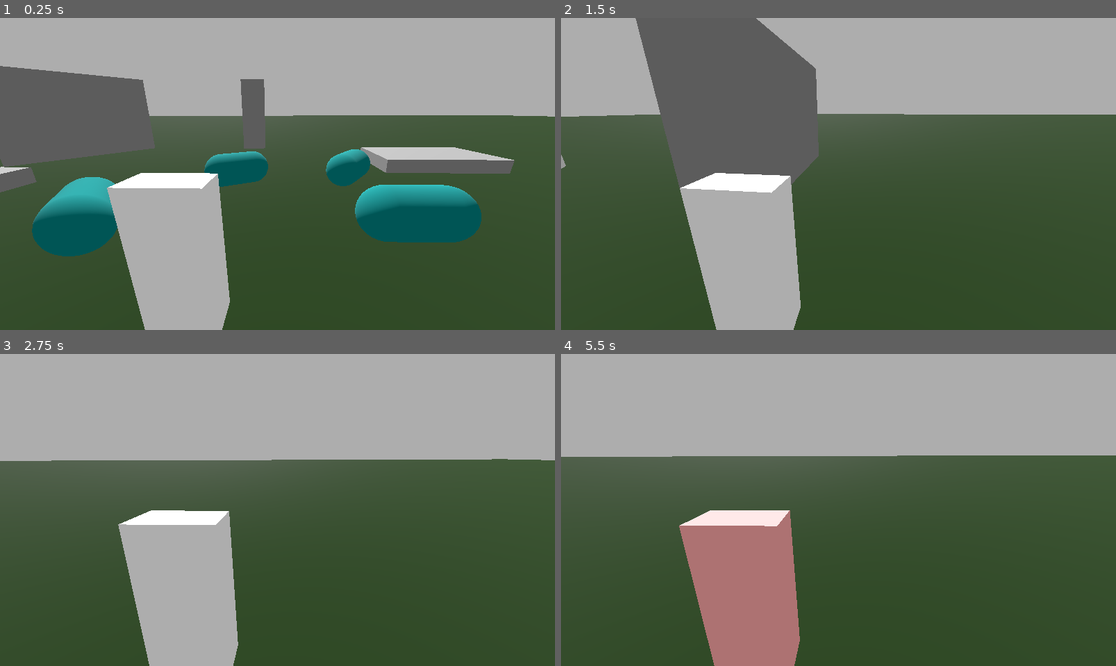
Above: before the commit, frames 1-4 (two rows, left to right).
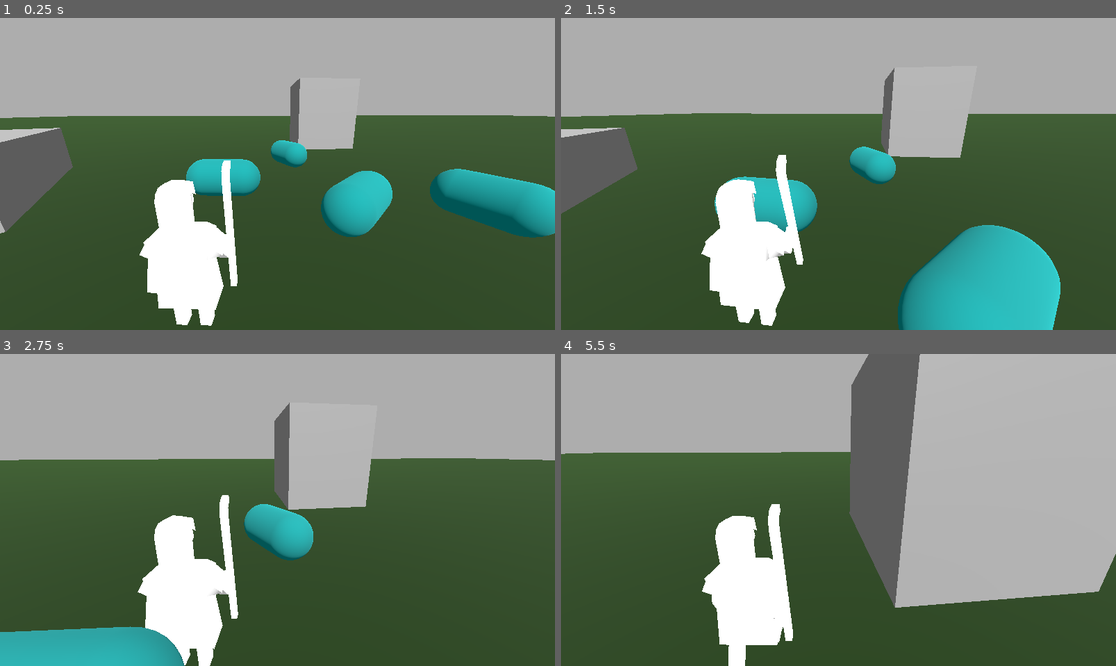
Above: after the commit, the same moments.

Repository: StudioZonnevang/Herda
Game: Godot game, scene res://Environments/veld.tscn
The game is run twice, just before and just after one commit, with the same random seed, the same clock (stepped at 60 frames per second) and the same inputs.
Inputs (mouse positions are in pixels of both pictures, inside the frame that each line leads up to):
- Up to frame 1 (0.25 s): no input
- Up to frame 2 (1.5 s): tap Enter at 0.5 s; move the mouse to (866, 174) at 0.52 s; hold W (walk forward) from 0.53 s (still down); click (866, 174) at 0.6 s; move the mouse to (810, 174) at 1.27 s; click (810, 174) at 1.35 s
- Up to frame 3 (2.75 s): keep holding W (walk forward); move the mouse to (288, 503) at 2.02 s; click (288, 503) at 2.1 s
- Up to frame 4 (5.5 s): keep holding W (walk forward); move the mouse to (832, 516) at 2.77 s; click (832, 516) at 2.85 s; move the mouse to (877, 513) at 3.52 s; click (877, 513) at 3.6 s; move the mouse to (794, 506) at 4.27 s; click (794, 506) at 4.35 s; move the mouse to (844, 510) at 5.02 s; click (844, 510) at 5.1 s

The runs differ from the first frame. In frame 1, 34% of the frame differs, in the area x 0-100%, y 15-100%; in frame 2, 36%, in the area x 0-100%, y 0-100%; in frame 3, 18%; in frame 4, 34%.

Commit message:
herder model

Diff:
--- a/herda-godot/Code/Scripts/herder.gd
+++ b/herda-godot/Code/Scripts/herder.gd
@@ -5,12 +5,16 @@
 const CAMERA_X_ROT_MAX: float = deg_to_rad(110.0)
 const TURN_SPEED: float = 6
 
-@export var v_walk: float = 10
-@export var v_backwards: float = 2
+@export var v_walk: float = 2
+@export var v_backwards: float = 1
 
 @export var cam: Camera3D
 @export var cam_base: Node3D
 @export var cam_rot: Node3D
+
+@export var animation_tree: AnimationTree
+var state_machine: AnimationNodeStateMachinePlayback
+var looking = 0.0
 
 @onready var player: AnimationPlayer = find_child("AnimationPlayer")
 
@@ -19,6 +23,7 @@
 # Called when the node enters the scene tree for the first time.
 func _ready() -> void:
 	Input.set_mouse_mode(Input.MOUSE_MODE_CAPTURED)
+	state_machine = animation_tree.get("parameters/animation states/playback")
 
 func _physics_process(delta: float) -> void:
 	set_velocity(Vector3(walk_vector.x, walk_vector.y, walk_vector.z)) # can add gravity etc here
@@ -37,6 +42,13 @@
 		rotation.y += atc * TURN_SPEED * delta
 	else:
 		walk_vector = Vector3(0.0,0.0,0.0)
+
+	#look around
+	var atc = cam_base.rotation.y - rotation.y # angle to camera
+	if abs(atc) > PI: atc = atc + (2*PI if atc < 0 else -2*PI)
+	looking += (clampf(atc, -2.1, 2.1) - looking) * delta * 10
+	animation_tree.set("parameters/looking around/blend_position", looking)
+
 	cam_base.global_position = global_position + Vector3.UP * 1.5
 
 # camera controls
@@ -45,7 +57,7 @@
 		var camera_speed_this_frame = MOUSE_SENSITIVITY
 		rotate_camera(event.screen_relative * camera_speed_this_frame)
 	if Input.is_action_just_pressed("nudge"):
-		player.play("nudge")
+		state_machine.travel("shove")
 	if Input.is_action_just_pressed("reset"):
 		get_tree().reload_current_scene()
 
--- a/herda-godot/Prefabs/herder.tscn
+++ b/herda-godot/Prefabs/herder.tscn
@@ -1,47 +1,16 @@
 [gd_scene format=3 uid="uid://bu0xi632uidrt"]
 
 [ext_resource type="Script" uid="uid://bshyohh1ht245" path="res://Code/Scripts/herder.gd" id="1_f4ovj"]
-[ext_resource type="Material" uid="uid://cr1gjnnsjahvh" path="res://Materials/herder-material.tres" id="2_xi5l7"]
+[ext_resource type="PackedScene" uid="uid://c1f42odnamvj0" path="res://Models/herda.glb" id="2_4ssf0"]
 
 [sub_resource type="BoxShape3D" id="BoxShape3D_exm3w"]
 size = Vector3(0.75, 1.7, 0.5)
 
-[sub_resource type="BoxMesh" id="BoxMesh_ley1s"]
-material = ExtResource("2_xi5l7")
-size = Vector3(0.75, 1.6, 0.4)
-subdivide_width = 2
-subdivide_height = 2
-subdivide_depth = 2
-
 [sub_resource type="Animation" id="Animation_f4ovj"]
 length = 0.001
-tracks/0/type = "value"
-tracks/0/imported = false
-tracks/0/enabled = true
-tracks/0/path = NodePath("model:mesh:material:albedo_color")
-tracks/0/interp = 1
-tracks/0/loop_wrap = true
-tracks/0/keys = {
-"times": PackedFloat32Array(0),
-"transitions": PackedFloat32Array(1),
-"update": 0,
-"values": [Color(1, 1, 1, 1)]
-}
 
 [sub_resource type="Animation" id="Animation_xi5l7"]
 resource_name = "nudge"
-tracks/0/type = "value"
-tracks/0/imported = false
-tracks/0/enabled = true
-tracks/0/path = NodePath("model:mesh:material:albedo_color")
-tracks/0/interp = 1
-tracks/0/loop_wrap = true
-tracks/0/keys = {
-"times": PackedFloat32Array(0, 0.1, 0.5),
-"transitions": PackedFloat32Array(1, 1, 1),
-"update": 0,
-"values": [Color(1, 1, 1, 1), Color(1, 0, 0, 1), Color(1, 1, 1, 1)]
-}
 
 [sub_resource type="AnimationLibrary" id="AnimationLibrary_d3d77"]
 _data = {
@@ -49,10 +18,134 @@
 &"nudge": SubResource("Animation_xi5l7")
 }
 
+[sub_resource type="AnimationNodeBlend2" id="AnimationNodeBlend2_4ssf0"]
+filter_enabled = true
+filters = ["", "herda/Skeleton3D:borst", "herda/Skeleton3D:buik", "herda/Skeleton3D:schedel"]
+
+[sub_resource type="AnimationNodeAnimation" id="AnimationNodeAnimation_wgf1x"]
+animation = &"chilling"
+
+[sub_resource type="AnimationNodeAnimation" id="AnimationNodeAnimation_qa8do"]
+animation = &"enter walk"
+
+[sub_resource type="AnimationNodeAnimation" id="AnimationNodeAnimation_kcuig"]
+animation = &"enter walk"
+use_custom_timeline = true
+timeline_length = 0.4
+stretch_time_scale = true
+start_offset = 0.0
+loop_mode = 0
+
+[sub_resource type="AnimationNodeAnimation" id="AnimationNodeAnimation_4ssf0"]
+animation = &"shove"
+
+[sub_resource type="AnimationNodeAnimation" id="AnimationNodeAnimation_02vvc"]
+animation = &"walk"
+play_mode = 1
+
+[sub_resource type="AnimationNodeAnimation" id="AnimationNodeAnimation_8xphm"]
+animation = &"walk"
+use_custom_timeline = true
+timeline_length = 1.0
+stretch_time_scale = true
+start_offset = 0.0
+loop_mode = 1
+
+[sub_resource type="AnimationNodeStateMachineTransition" id="AnimationNodeStateMachineTransition_36dhw"]
+switch_mode = 2
+advance_mode = 2
+
+[sub_resource type="AnimationNodeStateMachineTransition" id="AnimationNodeStateMachineTransition_02vvc"]
+advance_mode = 2
+
+[sub_resource type="AnimationNodeStateMachineTransition" id="AnimationNodeStateMachineTransition_1hm3l"]
+advance_mode = 2
+advance_expression = "velocity.length() > v_walk - 0.1"
+
+[sub_resource type="AnimationNodeStateMachineTransition" id="AnimationNodeStateMachineTransition_eor8k"]
+switch_mode = 2
+advance_mode = 2
+
+[sub_resource type="AnimationNodeStateMachineTransition" id="AnimationNodeStateMachineTransition_24grh"]
+
+[sub_resource type="AnimationNodeStateMachineTransition" id="AnimationNodeStateMachineTransition_4ssf0"]
+xfade_time = 0.2
+advance_mode = 2
+advance_expression = "velocity.length() == 0"
+
+[sub_resource type="AnimationNodeStateMachineTransition" id="AnimationNodeStateMachineTransition_qa8do"]
+advance_mode = 2
+advance_expression = "velocity.length() > 0 and velocity.length() < v_backwards + 0.1"
+
+[sub_resource type="AnimationNodeStateMachineTransition" id="AnimationNodeStateMachineTransition_8xphm"]
+switch_mode = 2
+advance_mode = 2
+
+[sub_resource type="AnimationNodeStateMachineTransition" id="AnimationNodeStateMachineTransition_gb1oi"]
+advance_mode = 2
+advance_expression = "velocity.length() == 0"
+
+[sub_resource type="AnimationNodeStateMachineTransition" id="AnimationNodeStateMachineTransition_ahfky"]
+switch_mode = 1
+advance_mode = 2
+advance_expression = "velocity.length() > v_walk - 0.1"
+
+[sub_resource type="AnimationNodeStateMachineTransition" id="AnimationNodeStateMachineTransition_qc4jr"]
+switch_mode = 1
+advance_mode = 2
+advance_expression = "velocity.length() > 0 and velocity.length() < v_backwards + 0.1"
+
+[sub_resource type="AnimationNodeStateMachine" id="AnimationNodeStateMachine_ahfky"]
+states/Start/position = Vector2(114, 100)
+states/chilling/node = SubResource("AnimationNodeAnimation_wgf1x")
+states/chilling/position = Vector2(270, 43)
+"states/enter walk/node" = SubResource("AnimationNodeAnimation_kcuig")
+"states/enter walk/position" = Vector2(488, -6)
+"states/enter walk 2/node" = SubResource("AnimationNodeAnimation_qa8do")
+"states/enter walk 2/position" = Vector2(460, 175.688)
+states/shove/node = SubResource("AnimationNodeAnimation_4ssf0")
+states/shove/position = Vector2(314, 175.688)
+states/walk/node = SubResource("AnimationNodeAnimation_8xphm")
+states/walk/position = Vector2(646, 78)
+"states/walk back/node" = SubResource("AnimationNodeAnimation_02vvc")
+"states/walk back/position" = Vector2(664.8823, 145.06833)
+transitions = ["enter walk", "walk", SubResource("AnimationNodeStateMachineTransition_36dhw"), "Start", "chilling", SubResource("AnimationNodeStateMachineTransition_02vvc"), "chilling", "enter walk", SubResource("AnimationNodeStateMachineTransition_1hm3l"), "shove", "chilling", SubResource("AnimationNodeStateMachineTransition_eor8k"), "chilling", "shove", SubResource("AnimationNodeStateMachineTransition_24grh"), "walk", "chilling", SubResource("AnimationNodeStateMachineTransition_4ssf0"), "chilling", "enter walk 2", SubResource("AnimationNodeStateMachineTransition_qa8do"), "enter walk 2", "walk back", SubResource("AnimationNodeStateMachineTransition_8xphm"), "walk back", "chilling", SubResource("AnimationNodeStateMachineTransition_gb1oi"), "walk back", "walk", SubResource("AnimationNodeStateMachineTransition_ahfky"), "walk", "walk back", SubResource("AnimationNodeStateMachineTransition_qc4jr")]
+graph_offset = Vector2(-301.11765, 4.0683274)
+
+[sub_resource type="AnimationNodeAnimation" id="AnimationNodeAnimation_gb1oi"]
+animation = &"look left"
+
+[sub_resource type="AnimationNodeAnimation" id="AnimationNodeAnimation_ahfky"]
+animation = &"look right"
+
+[sub_resource type="AnimationNodeAnimation" id="AnimationNodeAnimation_qc4jr"]
+animation = &"chilling"
+
+[sub_resource type="AnimationNodeBlendSpace1D" id="AnimationNodeBlendSpace1D_sokhu"]
+blend_point_0/node = SubResource("AnimationNodeAnimation_gb1oi")
+blend_point_0/pos = 2.1000001
+blend_point_1/node = SubResource("AnimationNodeAnimation_ahfky")
+blend_point_1/pos = -2.1000001
+blend_point_2/node = SubResource("AnimationNodeAnimation_qc4jr")
+blend_point_2/pos = 0.0
+min_space = -2.1
+max_space = 2.1
+
+[sub_resource type="AnimationNodeBlendTree" id="AnimationNodeBlendTree_qc4jr"]
+graph_offset = Vector2(-524.7605, 281.97415)
+nodes/output/position = Vector2(300, 140)
+"nodes/animation states/node" = SubResource("AnimationNodeStateMachine_ahfky")
+"nodes/animation states/position" = Vector2(-160, 120)
+nodes/Blend2/node = SubResource("AnimationNodeBlend2_4ssf0")
+nodes/Blend2/position = Vector2(120, 160)
+"nodes/looking around/node" = SubResource("AnimationNodeBlendSpace1D_sokhu")
+"nodes/looking around/position" = Vector2(-180, 480)
+node_connections = [&"output", 0, &"Blend2", &"Blend2", 0, &"animation states", &"Blend2", 1, &"looking around"]
+
 [node name="herder_scene" type="Node3D" unique_id=571143864]
 
 [node name="cam_base" type="Node3D" parent="." unique_id=1943998196]
-transform = Transform3D(-1, 0, -8.742278e-08, 0, 1, 0, 8.742278e-08, 0, -1, 0, 1.5, 0)
+transform = Transform3D(1, 0, 0, 0, 1, 0, 0, 0, 1, 0, 1.5, 0)
 
 [node name="cam_rot" type="Node3D" parent="cam_base" unique_id=1043605417]
 
@@ -66,19 +159,43 @@
 
 [node name="AnimationPlayer" type="AnimationPlayer" parent="cam_base/cam_rot" unique_id=1165414428]
 
-[node name="herder" type="CharacterBody3D" parent="." unique_id=1530248349 node_paths=PackedStringArray("cam", "cam_base", "cam_rot")]
+[node name="herder" type="CharacterBody3D" parent="." unique_id=1530248349 node_paths=PackedStringArray("cam", "cam_base", "cam_rot", "animation_tree")]
 script = ExtResource("1_f4ovj")
 cam = NodePath("../cam_base/cam_rot/SpringArm3D/d_camera")
 cam_base = NodePath("../cam_base")
 cam_rot = NodePath("../cam_base/cam_rot")
+animation_tree = NodePath("../herder model animation tree")
 
 [node name="CollisionShape3D" type="CollisionShape3D" parent="herder" unique_id=1938221635]
 transform = Transform3D(1, 0, 0, 0, 1, 0, 0, 0, 1, 0.04972428, 0.8364049, 0.016008213)
 shape = SubResource("BoxShape3D_exm3w")
 
-[node name="model" type="MeshInstance3D" parent="herder" unique_id=1788574683]
-transform = Transform3D(1, 0, 0, 0, 1, 0, 0, 0, 1, 0.057714403, 0.8141601, 0.01661992)
-mesh = SubResource("BoxMesh_ley1s")
-
 [node name="AnimationPlayer" type="AnimationPlayer" parent="herder" unique_id=1819735987]
 libraries/ = SubResource("AnimationLibrary_d3d77")
+
+[node name="herda2" parent="herder" unique_id=1981447063 instance=ExtResource("2_4ssf0")]
+
+[node name="Skeleton3D" parent="herder/herda2/herda" parent_id_path=PackedInt32Array(1981447063, 1143217239) index="0" unique_id=319779439]
+bones/3/rotation = Quaternion(1.4586419e-07, -1.8303949e-08, 0.4649063, 0.88535994)
+bones/4/rotation = Quaternion(1.2821796e-08, -6.378073e-08, 0.03219638, 0.99948156)
+bones/6/rotation = Quaternion(-0.22112887, 0.15023197, -0.4907925, 0.82924974)
+bones/7/rotation = Quaternion(-0.508896, 0.022357248, -0.068365924, 0.85781765)
+bones/9/position = Vector3(0.12097986, 0.5735249, 8.0625135e-08)
+bones/9/rotation = Quaternion(1.4206668e-05, -1.2029041e-07, 0.9999945, -0.0033098953)
+bones/10/rotation = Quaternion(4.0814538e-07, 6.5129138e-09, 0.006397572, 0.99997956)
+bones/11/position = Vector3(-0.13250704, 0.575872, 8.0309704e-08)
+bones/11/rotation = Quaternion(1.419526e-05, -1.204032e-07, 0.9999945, -0.0033099067)
+bones/12/rotation = Quaternion(4.0740292e-07, 9.962684e-08, 0.0063975444, 0.99997956)
+
+[node name="onderarm r" parent="herder/herda2/herda/Skeleton3D" index="0" unique_id=2052373752]
+transform = Transform3D(-0.9955215, -0.06938656, 0.06420716, -0.06668965, 0.03407201, -0.9971919, 0.06700405, -0.9970078, -0.03854692, 0.31732526, 0.7293947, -0.17974676)
+
+[node name="herder model animation tree" type="AnimationTree" parent="." unique_id=474581534]
+root_node = NodePath("../herder/herda2")
+tree_root = SubResource("AnimationNodeBlendTree_qc4jr")
+advance_expression_base_node = NodePath("../herder")
+anim_player = NodePath("../herder/herda2/AnimationPlayer")
+parameters/Blend2/blend_amount = 1.0
+"parameters/looking around/blend_position" = 0.0
+
+[editable path="herder/herda2"]
Not shown, added: herda-godot/Models/blender/blender_assets.cats.txt
Not shown, added: herda-godot/Models/blender/herda.blend.import
Binary file added: herda-godot/Models/herda.glb
Not shown, added: herda-godot/Models/herda.glb.import
Not shown, changed: Obsidian Herda/herder.md
Not shown, added: herda-godot/Models/blender/herda.blend
Not shown, added: herda-godot/Models/blender/herda.blend1
